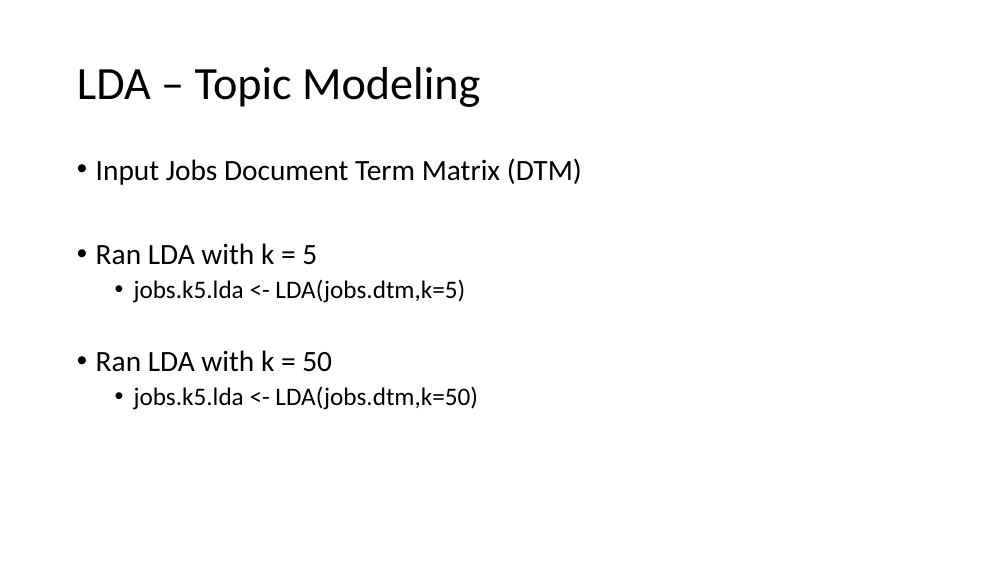
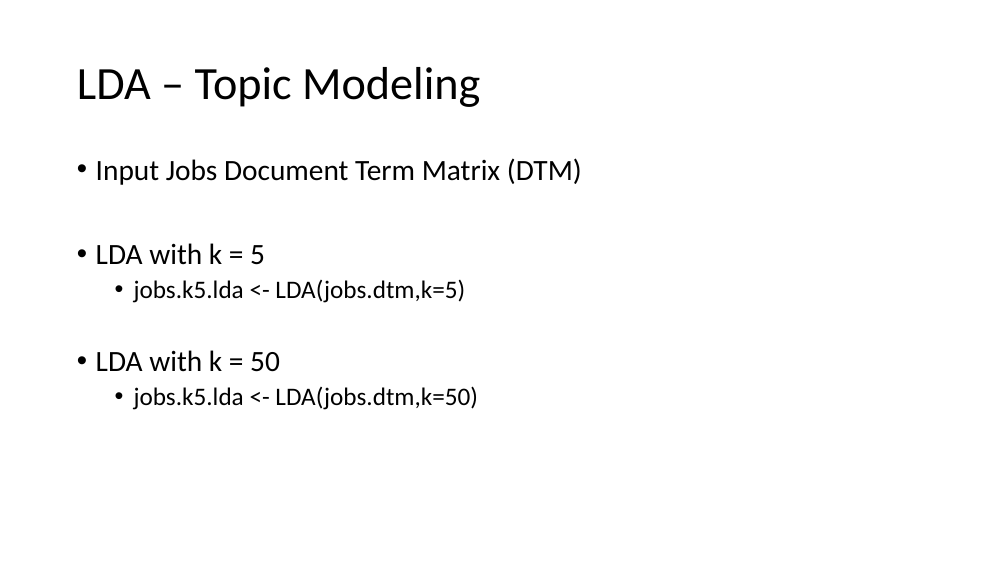
Before and after one commit to adam-sampson/Job_Desc_Text_Analytics, a slide deck: slide 16 of Jobs Analysis.pptx. Drawn at 1008x567 pixels with LibreOffice and Linux fonts; fonts in the diff are those of the drawing. Boxes give left, top, right and bottom in pixels: in the first picture for what was removed or moved away, otherwise in the second. Text is boxed around its words. In the diff, an @@ line names an element or a change of style, - is before the commit and + after.

Commit message:
LDA word fix

```diff
--- a/Jobs Analysis.pptx
+++ b/Jobs Analysis.pptx
@@ text at (x1=96, y1=243, x2=265, y2=265): text changed @@
-• Ran LDA with k = 5
+• LDA with k = 5
@@ text at (x1=96, y1=350, x2=280, y2=372): text changed @@
-• Ran LDA with k = 50
+• LDA with k = 50
```
